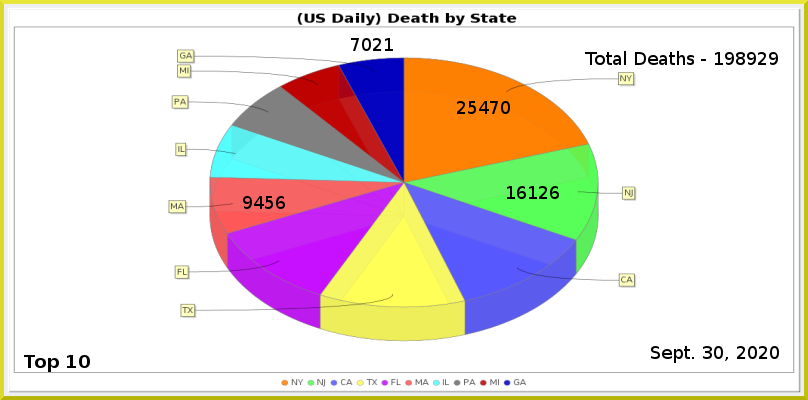
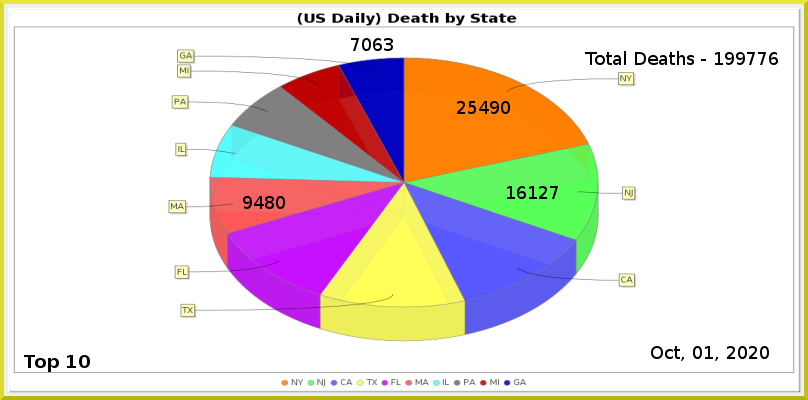
Comparing the layer stacks of the two 808px x 400px images. Changes:
painted on "Least" over bbox(373, 38, 393, 51)
painted on "MA" over bbox(265, 196, 285, 209)
painted on "NJ" over bbox(550, 186, 559, 199)
painted on "NY" over bbox(490, 101, 499, 114)
renamed "Total Deaths - 198929" to "Total Deaths - 199776", painted on it over bbox(736, 52, 778, 65)
painted on "Current Date" over bbox(651, 346, 779, 363)
